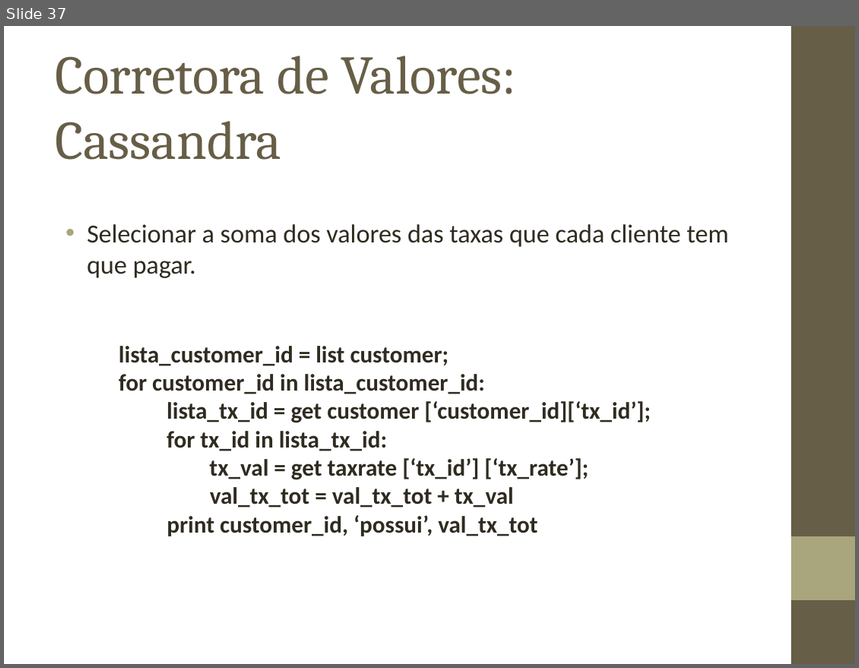
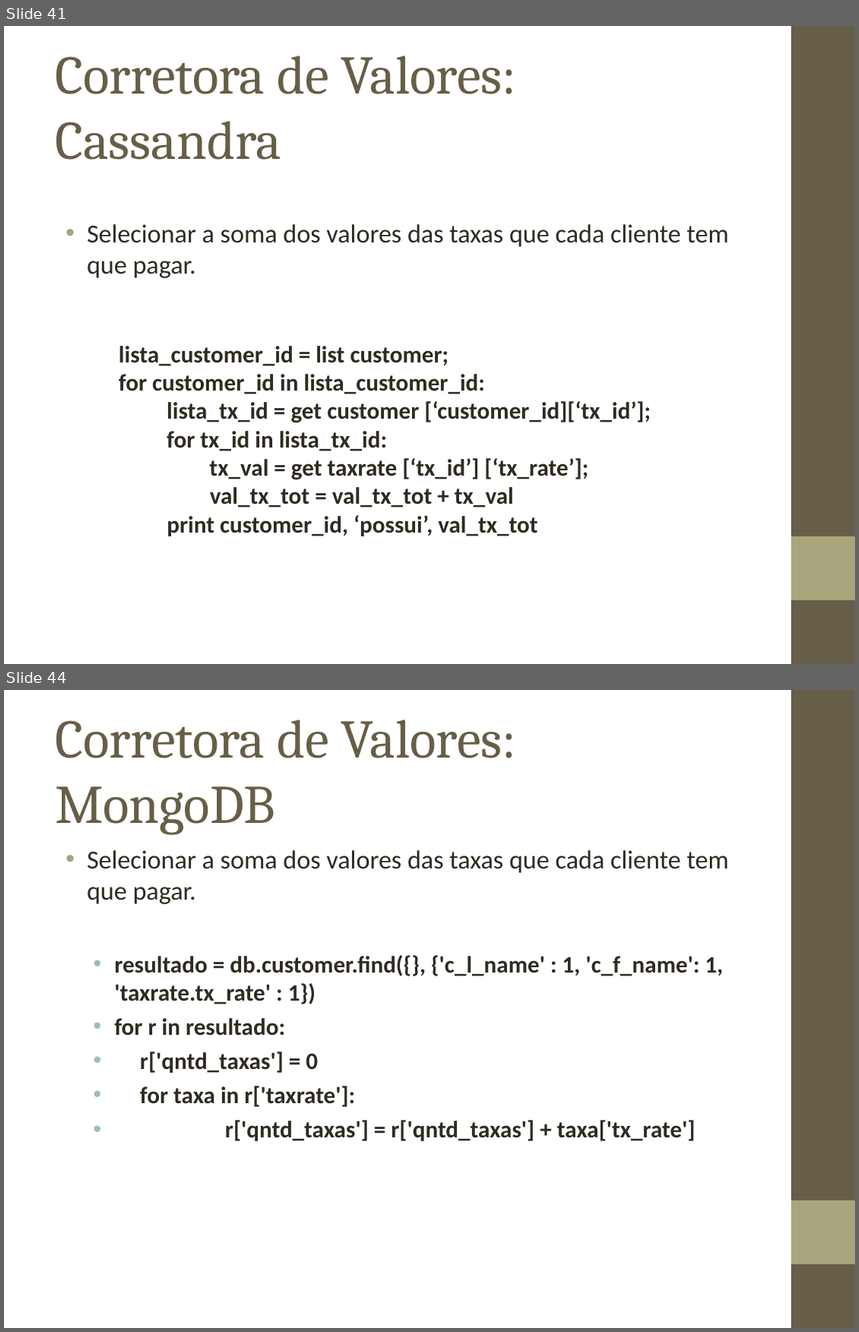
Before and after one commit to biacpaixao/Projeto_Final, a slide deck: apresentacao_projeto_final.ppt. Shown one above the other, each under a label of ours: slide 37 before the commit, slides 41 and 44 after it; the slides between them are not shown. The pictures are 859x668 and 859x1332 pixels, drawn with LibreOffice and Linux fonts; fonts in the diff are those of the drawing; background and template pictures are left out. Boxes give left, top, right and bottom in pixels: in the first picture for what was removed or moved away, otherwise in the second. Text is boxed around its words. In the diff, an @@ line names an element or a change of style, - is before the commit and + after.

```diff
--- a/apresentacao_projeto_final.ppt
+++ b/apresentacao_projeto_final.ppt
@@ slide 44 added at [4, 690, 855, 1328], background picture (left out); not listed: 2 template elements that a slide beside it also shows @@
@@ title added at [55, 720, 517, 834], 46 pt, text #675E47 @@
+Corretora de Valores: MongoDB
@@ text added at [87, 850, 729, 1141], 20 pt, text #2F2B20, bold @@
+• Selecionar a soma dos valores das taxas que cada cliente tem que pagar.
+  • resultado = db.customer.find({}, {'c_l_name' : 1, 'c_f_name': 1, 'taxrate.tx_rate' : 1})
+  • for r in resultado:
+  • r['qntd_taxas'] = 0
+  • for taxa in r['taxrate']:
+  • r['qntd_taxas'] = r['qntd_taxas'] + taxa['tx_rate']
@@ what was slide 37 is now slide 41 @@
```
Also in this commit, not shown: 2 slides changed, 6 other slides added, 1 slide removed.
